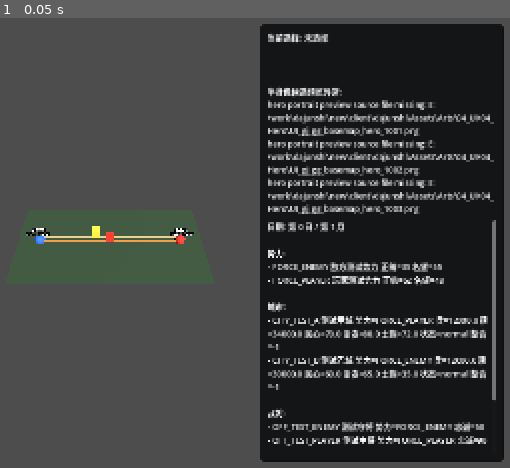
Above: before the commit, frame 1.
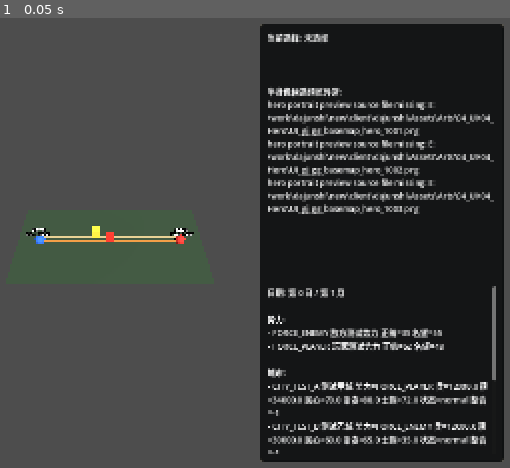
Above: after the commit, the same moment.

Repository: a625361278-cpu/Prosperity-and-Peril
Game: Godot game, scene res://scenes/main.tscn
Same seed, same stepped clock (60 frames per second), same inputs: the game is played once before the commit and once after it.
Inputs:
- Up to frame 1 (0.05 s): no input

The runs differ from the first frame. In frame 1, 6.2% of the frame differs, in the area x 52-98%, y 44-97%.

Commit message:
feat(ui): 显示候选半身像纹理

Diff:
--- a/scenes/debug_panel.tscn
+++ b/scenes/debug_panel.tscn
@@ -64,6 +64,13 @@
 text = "半身像候选预览: 待加载"
 autowrap_mode = 3
 
+[node name="PortraitPreviewImage" type="TextureRect" parent="PanelBackground/MarginContainer/VBoxContainer"]
+custom_minimum_size = Vector2(148, 120)
+layout_mode = 2
+size_flags_horizontal = 0
+expand_mode = 1
+stretch_mode = 5
+
 [node name="ScrollContainer" type="ScrollContainer" parent="PanelBackground/MarginContainer/VBoxContainer"]
 layout_mode = 2
 size_flags_horizontal = 3
--- a/scripts/ui/debug_panel.gd
+++ b/scripts/ui/debug_panel.gd
@@ -3,12 +3,14 @@
 const DebugStatePresenter = preload("res://scripts/ui/debug_state_presenter.gd")
 const HeroPortraitIndexLoader = preload("res://scripts/data/hero_portrait_index_loader.gd")
 const HeroPortraitPreviewPresenter = preload("res://scripts/ui/hero_portrait_preview_presenter.gd")
+const HeroPortraitTextureLoader = preload("res://scripts/ui/hero_portrait_texture_loader.gd")
 
 const HERO_PORTRAIT_INDEX_PATH := "res://data/content_alpha/hero_portrait_index.json"
 const HERO_PORTRAIT_PREVIEW_LIMIT := 3
 
 @onready var _selection_label: Label = $PanelBackground/MarginContainer/VBoxContainer/SelectionText
 @onready var _portrait_preview_label: Label = $PanelBackground/MarginContainer/VBoxContainer/PortraitPreviewText
+@onready var _portrait_preview_image: TextureRect = $PanelBackground/MarginContainer/VBoxContainer/PortraitPreviewImage
 @onready var _label: Label = $PanelBackground/MarginContainer/VBoxContainer/ScrollContainer/DebugText
 
 
@@ -46,12 +48,27 @@
 	)
 	if not preview_result.ok:
 		preview_label.text = "半身像候选预览异常:\n%s" % "\n".join(preview_result.errors)
+		clear_portrait_preview_texture()
 		return
 	preview_label.text = _format_portrait_preview(preview_result.rows)
+	var texture_result: Dictionary = HeroPortraitTextureLoader.load_texture_from_row(preview_result.rows[0])
+	if not texture_result.ok:
+		clear_portrait_preview_texture()
+		preview_label.text = "半身像候选预览异常:\n%s" % "\n".join(texture_result.errors)
+		return
+	set_portrait_preview_texture(texture_result.texture)
 
 
 func set_portrait_preview_rows(rows: Array) -> void:
 	_portrait_preview_text().text = _format_portrait_preview(rows)
+
+
+func set_portrait_preview_texture(texture: Texture2D) -> void:
+	_portrait_preview_rect().texture = texture
+
+
+func clear_portrait_preview_texture() -> void:
+	_portrait_preview_rect().texture = null
 
 
 func _format_snapshot(snapshot: Dictionary) -> String:
@@ -131,3 +148,9 @@
 	if _portrait_preview_label != null:
 		return _portrait_preview_label
 	return get_node("PanelBackground/MarginContainer/VBoxContainer/PortraitPreviewText") as Label
+
+
+func _portrait_preview_rect() -> TextureRect:
+	if _portrait_preview_image != null:
+		return _portrait_preview_image
+	return get_node("PanelBackground/MarginContainer/VBoxContainer/PortraitPreviewImage") as TextureRect
--- a/tests/test_debug_panel_layout.gd
+++ b/tests/test_debug_panel_layout.gd
@@ -10,6 +10,8 @@
 	_run("debug panel transparent root does not block map clicks", _test_debug_panel_root_ignores_mouse)
 	_run("debug panel exposes content alpha portrait preview area", _test_debug_panel_portrait_preview_area)
 	_run("debug panel formats portrait preview rows", _test_debug_panel_formats_portrait_preview)
+	_run("debug panel exposes portrait texture preview node", _test_debug_panel_portrait_texture_node)
+	_run("debug panel can assign and clear portrait texture", _test_debug_panel_assigns_portrait_texture)
 	quit(_failed)
 
 
@@ -112,3 +114,45 @@
 		return {"ok": false, "message": "portrait preview missing audited 赵云 mapping"}
 	panel.queue_free()
 	return {"ok": true}
+
+
+func _test_debug_panel_portrait_texture_node() -> Dictionary:
+	var scene := load("res://scenes/debug_panel.tscn")
+	if scene == null:
+		return {"ok": false, "message": "debug panel scene missing"}
+	var panel: Control = scene.instantiate()
+	get_root().add_child(panel)
+	var preview_image := panel.get_node_or_null("PanelBackground/MarginContainer/VBoxContainer/PortraitPreviewImage")
+	if preview_image == null:
+		panel.queue_free()
+		return {"ok": false, "message": "PortraitPreviewImage missing"}
+	if preview_image.custom_minimum_size.x < 120.0 or preview_image.custom_minimum_size.y < 100.0:
+		panel.queue_free()
+		return {"ok": false, "message": "PortraitPreviewImage minimum size is too small"}
+	if preview_image.texture != null:
+		panel.queue_free()
+		return {"ok": false, "message": "PortraitPreviewImage must not start with a default texture"}
+	panel.queue_free()
+	return {"ok": true}
+
+
+func _test_debug_panel_assigns_portrait_texture() -> Dictionary:
+	var scene := load("res://scenes/debug_panel.tscn")
+	if scene == null:
+		return {"ok": false, "message": "debug panel scene missing"}
+	var panel: Control = scene.instantiate()
+	get_root().add_child(panel)
+	var image := Image.create(2, 2, false, Image.FORMAT_RGBA8)
+	image.fill(Color(1.0, 0.0, 0.0, 1.0))
+	var texture := ImageTexture.create_from_image(image)
+	panel.set_portrait_preview_texture(texture)
+	var preview_image: TextureRect = panel.get_node("PanelBackground/MarginContainer/VBoxContainer/PortraitPreviewImage")
+	if preview_image.texture == null:
+		panel.queue_free()
+		return {"ok": false, "message": "portrait preview texture was not assigned"}
+	panel.clear_portrait_preview_texture()
+	if preview_image.texture != null:
+		panel.queue_free()
+		return {"ok": false, "message": "portrait preview texture was not cleared"}
+	panel.queue_free()
+	return {"ok": true}
Not shown, changed: docs/ContentAlpha_任务列表.md
